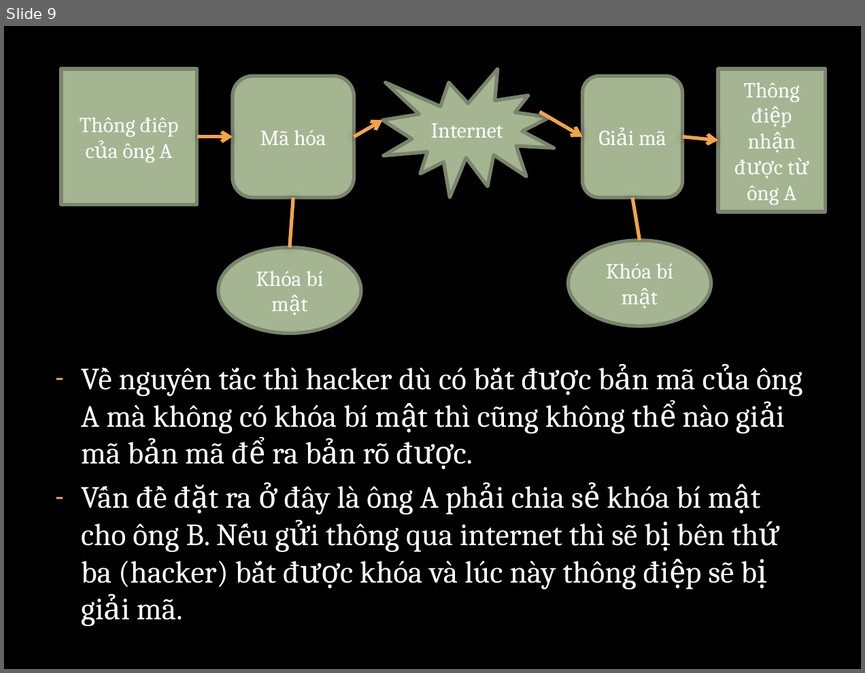
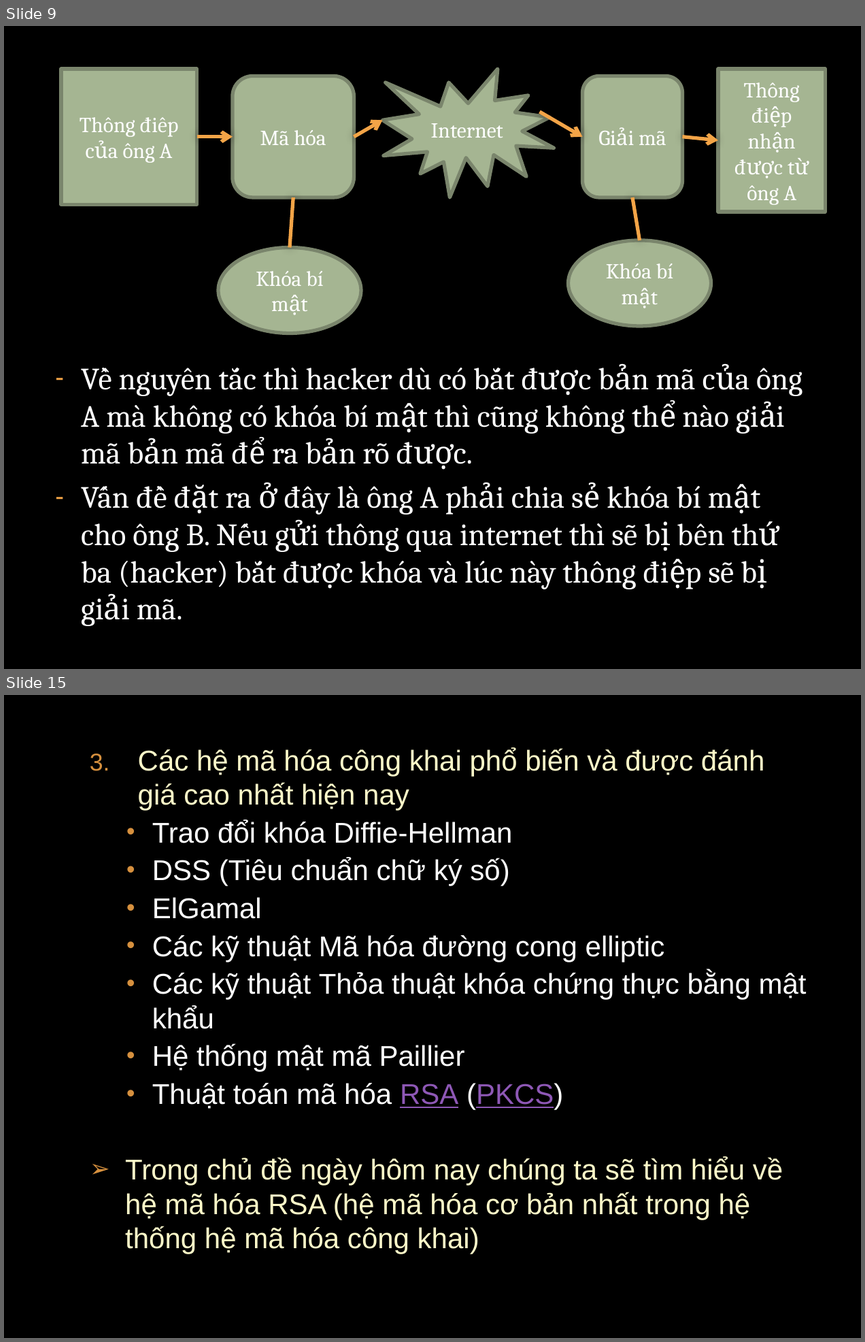
Before and after one commit to datptithcm/DEMO-RSA-ANTOANVABAOMATTHONGTIN, a slide deck: powerpoint/ATVBMHTTT.pptx. Shown one above the other, each under a label of ours: slide 9 before the commit, slides 9 and 15 after it; the slides between them are not shown. The pictures are 865x673 and 865x1342 pixels, drawn with LibreOffice and Linux fonts; fonts in the diff are those of the drawing; background and template pictures are left out. Boxes give left, top, right and bottom in pixels: in the first picture for what was removed or moved away, otherwise in the second. Text is boxed around its words. In the diff, an @@ line names an element or a change of style, - is before the commit and + after.

```diff
--- a/powerpoint/ATVBMHTTT.pptx
+++ b/powerpoint/ATVBMHTTT.pptx
@@ slide 15 added at bbox=[4, 695, 861, 1338], background picture (left out) @@
@@ text added at bbox=[125, 747, 806, 1254], 24 pt, text #FFFFFF @@
+  3. Các hệ mã hóa công khai phổ biến và được đánh giá cao nhất hiện nay
+  • Trao đổi khóa Diffie-Hellman
+  • DSS (Tiêu chuẩn chữ ký số)
+  • ElGamal
+  • Các kỹ thuật Mã hóa đường cong elliptic
+  • Các kỹ thuật Thỏa thuật khóa chứng thực bằng mật khẩu
+  • Hệ thống mật mã Paillier
+  • Thuật toán mã hóa RSA (PKCS)
+  ➢ Trong chủ đề ngày hôm nay chúng ta sẽ tìm hiểu về hệ mã hóa RSA (hệ mã hóa cơ bản nhất trong hệ thống hệ mã hóa công khai)
```
Also in this commit, not shown: 7 other slides added.
